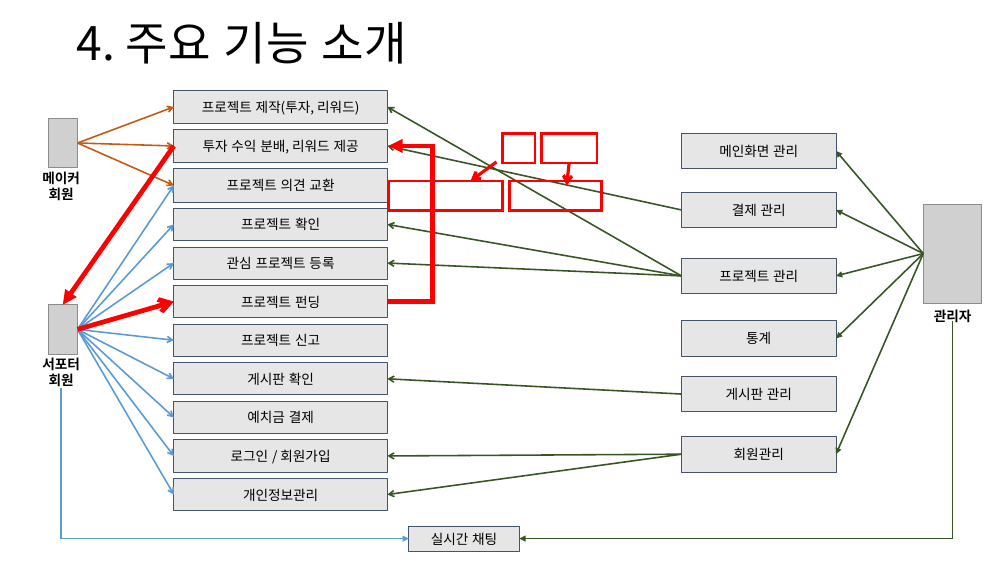
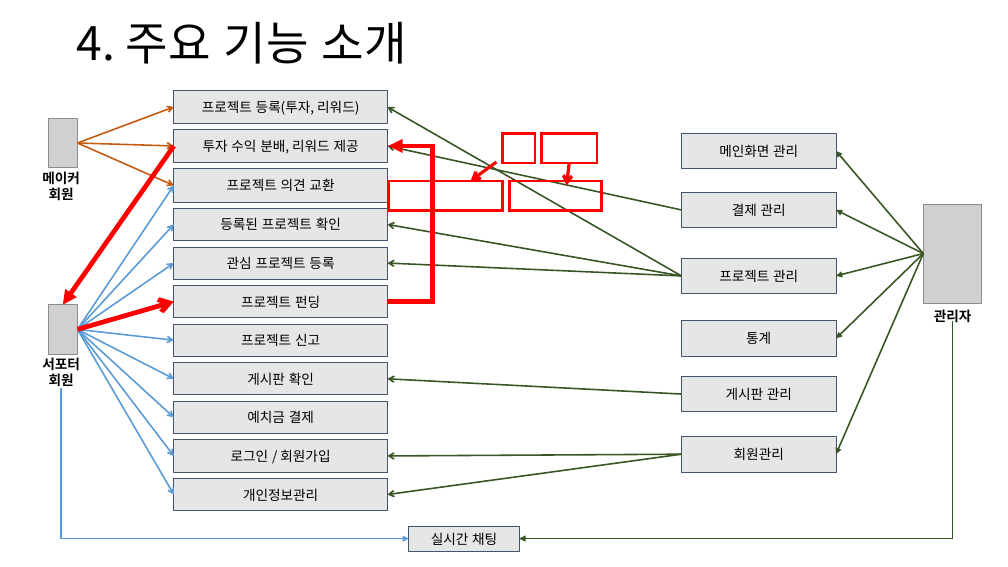
Before and after one commit to ezenteam2/EzenCrowdFunding, a slide deck: slide 11 of project03 - 발표1.pptx (slide 9 before the commit). Drawn at 1008x567 pixels with LibreOffice and Linux fonts; fonts in the diff are those of the drawing; grey boxes stand for pictures; background and template pictures are left out. Boxes give left, top, right and bottom in pixels: in the first picture for what was removed or moved away, otherwise in the second. Text is boxed around its words. In the diff, an @@ line names an element or a change of style, - is before the commit and + after.

```diff
--- a/project03 - 발표1.pptx
+++ b/project03 - 발표1.pptx
@@ text in rectangle at (202,100,359,115): text changed @@
-프로젝트 제작(투자, 리워드)
+프로젝트 등록(투자, 리워드)
@@ text in rectangle at (220,217,341,230): text changed @@
-프로젝트 확인
+등록된 프로젝트 확인
```
Also in this commit, not shown: 12 other slides changed, 2 slides added, 1 other file.
